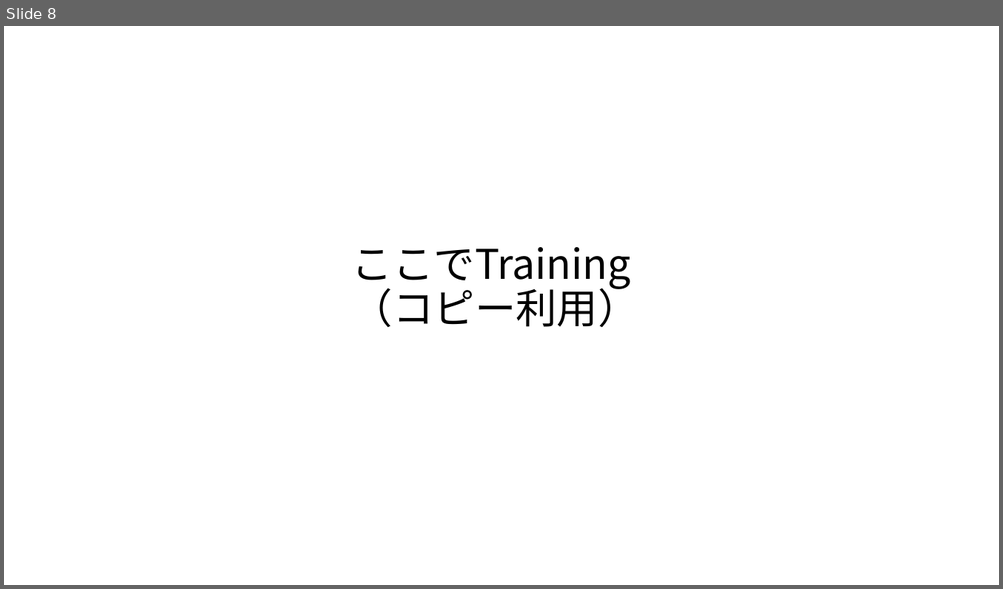
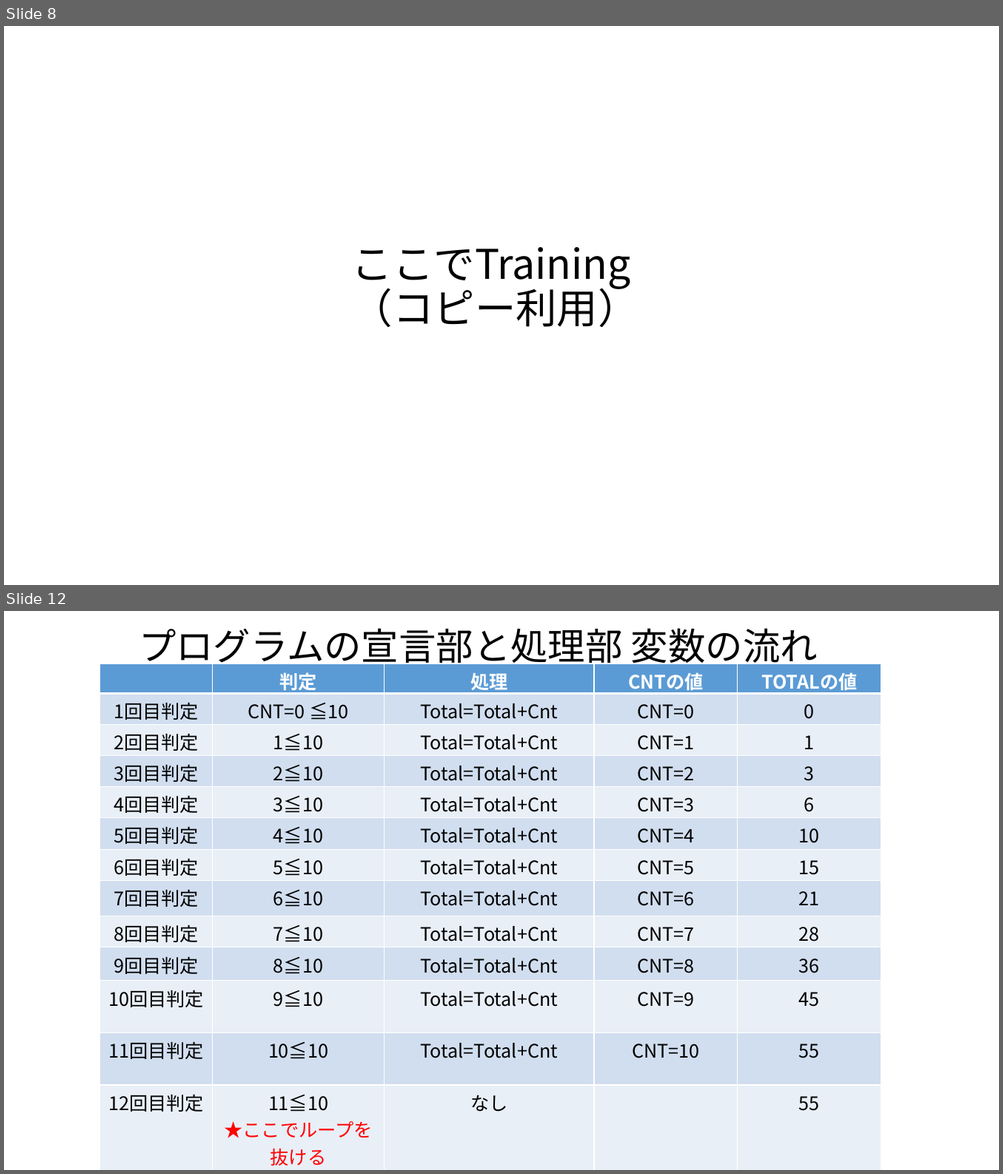
Before and after one commit to masakage/algorithm, a slide deck: docs/第4回繰り返し処理.pptx. Shown one above the other, each under a label of ours: slide 8 before the commit, slides 8 and 12 after it; the slides between them are not shown. The pictures are 1003x589 and 1003x1174 pixels, drawn with LibreOffice and Linux fonts; fonts in the diff are those of the drawing. Boxes give left, top, right and bottom in pixels: in the first picture for what was removed or moved away, otherwise in the second. Text is boxed around its words. In the diff, an @@ line names an element or a change of style, - is before the commit and + after.

```diff
--- a/docs/第4回繰り返し処理.pptx
+++ b/docs/第4回繰り返し処理.pptx
@@ slide 12 added at <box>4,611,999,1170</box>, background #FFFFFF @@
@@ text added at <box>139,628,817,669</box>, 36 pt, text #000000 @@
+プログラムの宣言部と処理部 変数の流れ
@@ table added at <box>100,664,881,1169</box>, 13 rows, 5 columns @@
+ | 判定 | 処理 | CNTの値 | TOTALの値
+1回目判定 | CNT=0 ≦10 | Total=Total+Cnt | CNT=0 | 0
+2回目判定 | 1≦10 | Total=Total+Cnt | CNT=1 | 1
+3回目判定 | 2≦10 | Total=Total+Cnt | CNT=2 | 3
+4回目判定 | 3≦10 | Total=Total+Cnt | CNT=3 | 6
+5回目判定 | 4≦10 | Total=Total+Cnt | CNT=4 | 10
+6回目判定 | 5≦10 | Total=Total+Cnt | CNT=5 | 15
+7回目判定 | 6≦10 | Total=Total+Cnt | CNT=6 | 21
+8回目判定 | 7≦10 | Total=Total+Cnt | CNT=7 | 28
+9回目判定 | 8≦10 | Total=Total+Cnt | CNT=8 | 36
+10回目判定 | 9≦10 | Total=Total+Cnt | CNT=9 | 45
+11回目判定 | 10≦10 | Total=Total+Cnt | CNT=10 | 55
+12回目判定 | 11≦10 / ★ここでループを抜ける | なし |  | 55
```
Also in this commit, not shown: 2 slides changed, 6 other slides added, 4 other files.
